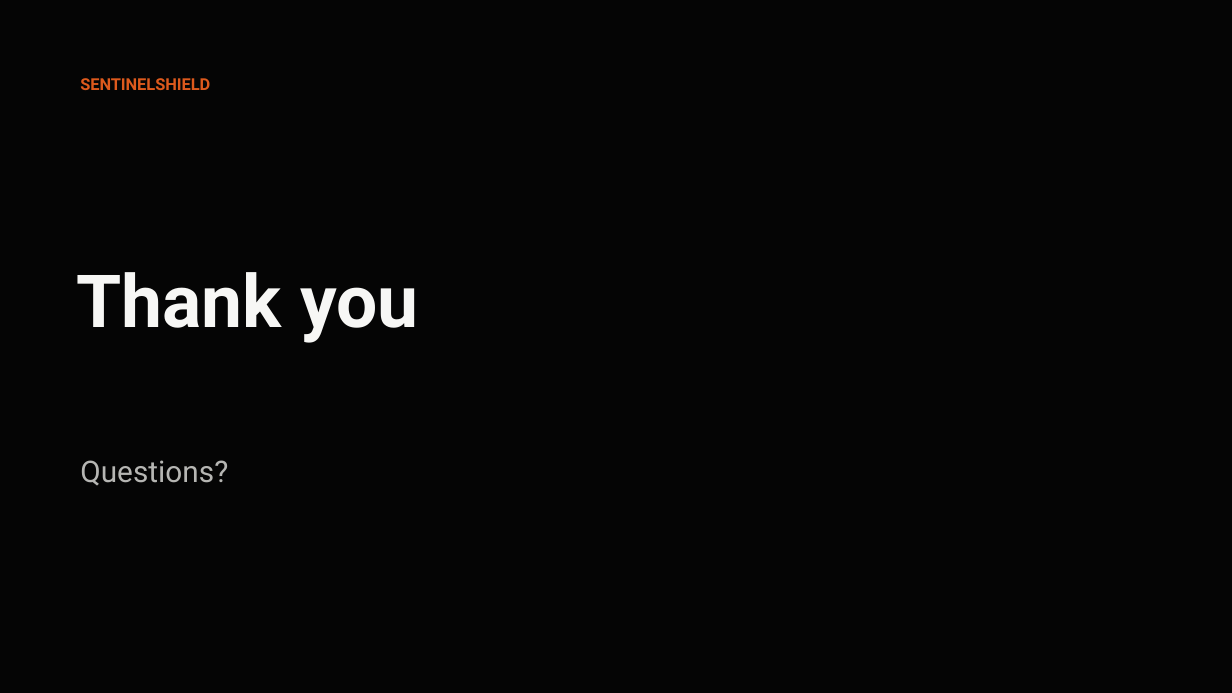
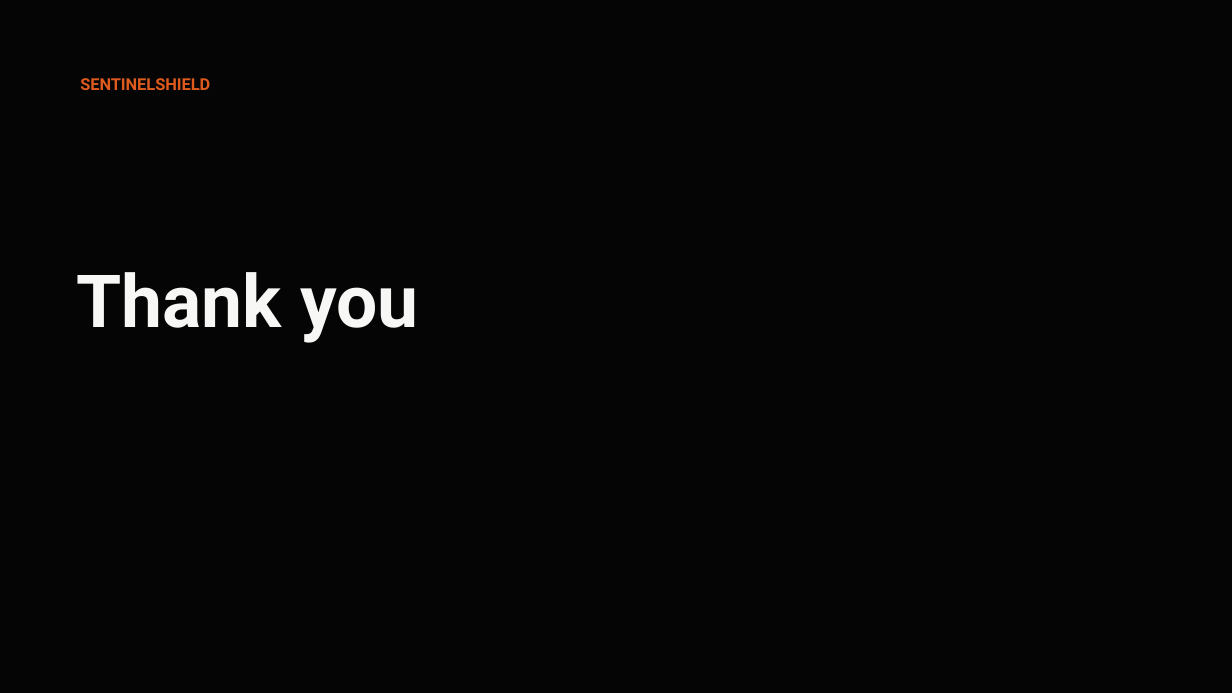
Before and after one commit to abh1shek-git/SentinelShield, a slide deck: slide 14 of presentation/SentinelShield_Project_Presentation_Final.pptx. Drawn at 1232x693 pixels with LibreOffice and Linux fonts; fonts in the diff are those of the drawing. Boxes give left, top, right and bottom in pixels: in the first picture for what was removed or moved away, otherwise in the second. Text is boxed around its words. In the diff, an @@ line names an element or a change of style, - is before the commit and + after.

```diff
--- a/presentation/SentinelShield_Project_Presentation_Final.pptx
+++ b/presentation/SentinelShield_Project_Presentation_Final.pptx
@@ text removed at box(80, 460, 228, 485) @@
-Questions?
```
Also in this commit, not shown: 2 other slides changed, 7 other files.
